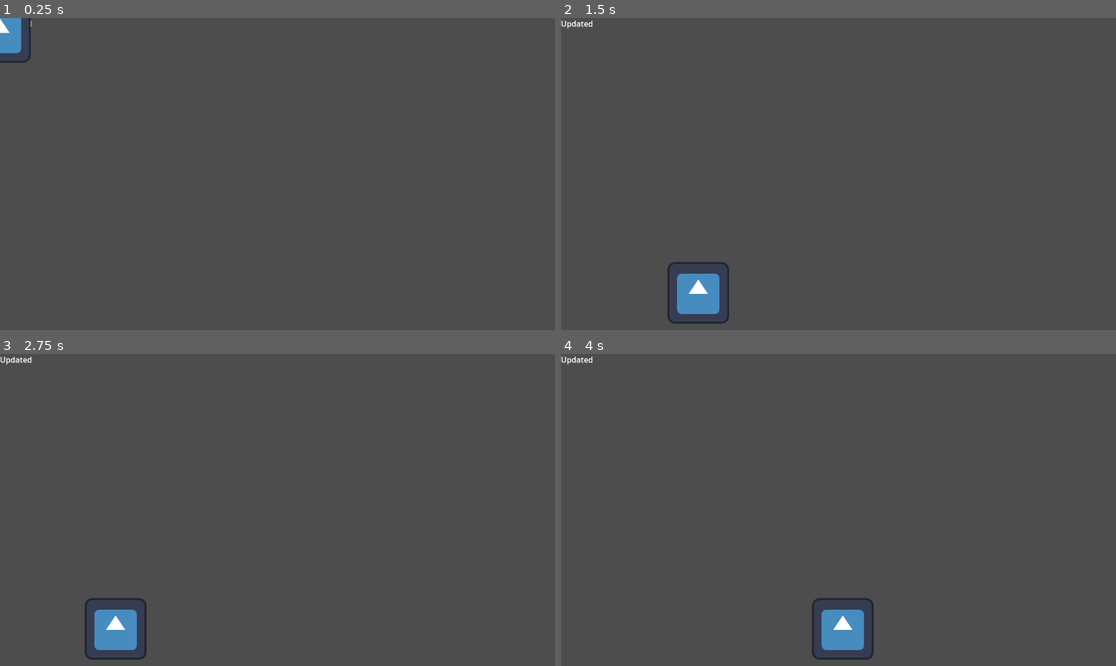
Above: before the commit, frames 1-4 (two rows, left to right).
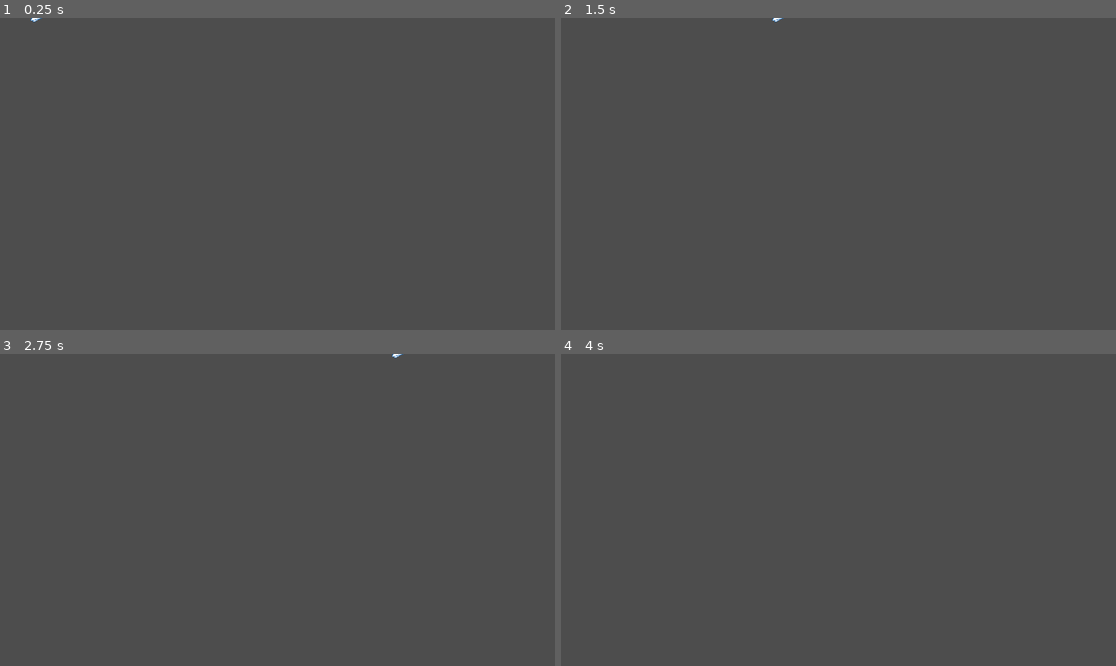
Above: after the commit, the same moments.

Repository: magnusculley/papergame
Game: Godot game, scene res://main.tscn
Same seed, same stepped clock (60 frames per second), same inputs: the game is played once before the commit and once after it. The engine's default icon, where the game draws it, is replaced by a stand-in: a white triangle on a blue panel in a dark square.
Inputs:
- Up to frame 1 (0.25 s): no input
- Up to frame 2 (1.5 s): tap Enter (ui_accept) at 0.5, 0.77 s; hold Right (ui_right) from 0.53 s (still down)
- Up to frame 3 (2.75 s): tap Enter (ui_accept) at 1.52 s; release Right (ui_right) at 2.03 s; hold Left (ui_left) from 2.03 s (still down)
- Up to frame 4 (4 s): release Left (ui_left) at 2.78 s; hold Right (ui_right) from 2.78 s (still down); tap Enter (ui_accept) at 3.02, 3.77 s

The runs differ from the first frame. In frame 1, 0.5% of the frame differs, in the area x 0-8%, y 0-15%; in frame 2, 1.3%; in frame 3, 1.3%, in the area x 0-73%, y 0-98%; in frame 4, 1.3%.

Commit message:
created plane
need to make movement work

Diff:
--- a/main/main.tscn
+++ b/main/main.tscn
@@ -1,5 +1,6 @@
-[gd_scene load_steps=3 format=3 uid="uid://cmeb4g4ak0quc"]
+[gd_scene load_steps=4 format=3 uid="uid://cmeb4g4ak0quc"]
 
+[ext_resource type="PackedScene" uid="uid://fvtptorv016o" path="res://plane.tscn" id="1_0xm2m"]
 [ext_resource type="PackedScene" uid="uid://c1bpjt6m53b6i" path="res://character.tscn" id="1_tqvuq"]
 
 [sub_resource type="RectangleShape2D" id="RectangleShape2D_bxhan"]
@@ -7,12 +8,17 @@
 
 [node name="Node2D" type="Node2D"]
 
+[node name="Plane" parent="." instance=ExtResource("1_0xm2m")]
+
 [node name="Label" type="Label" parent="."]
+visible = false
 offset_right = 40.0
 offset_bottom = 23.0
 text = "Updated"
 
 [node name="CharacterBody2D" parent="." instance=ExtResource("1_tqvuq")]
+visible = false
+position = Vector2(246, 252)
 
 [node name="StaticBody2D" type="StaticBody2D" parent="."]
 
--- /dev/null
+++ b/main/plane.gd
@@ -0,0 +1,11 @@
+extends CharacterBody2D
+@onready var ray = $RayCast2D
+
+func _ready():
+	pass
+
+func _process(delta):
+	if Input.is_action_just_pressed("down"):
+		self.ray.rotate(5)
+	velocity=self.ray.target_position
+	move_and_slide()
--- a/main/plane.tscn
+++ b/main/plane.tscn
@@ -1,5 +1,6 @@
-[gd_scene load_steps=3 format=3 uid="uid://fvtptorv016o"]
+[gd_scene load_steps=4 format=3 uid="uid://fvtptorv016o"]
 
+[ext_resource type="Script" uid="uid://giexu5f8rbkg" path="res://plane.gd" id="1_dpar4"]
 [ext_resource type="Texture2D" uid="uid://ddwo32rb7cwhj" path="res://import/Plane.png" id="1_xytly"]
 
 [sub_resource type="SpriteFrames" id="SpriteFrames_lse0n"]
@@ -14,6 +15,7 @@
 }]
 
 [node name="Plane" type="CharacterBody2D"]
+script = ExtResource("1_dpar4")
 
 [node name="AnimatedSprite2D" type="AnimatedSprite2D" parent="."]
 sprite_frames = SubResource("SpriteFrames_lse0n")
@@ -23,4 +25,4 @@
 polygon = PackedVector2Array(-12, -8, 12, 0, 12, 1, -2, 8, -7, 8, -7, 6, -12, 6, -9, 0)
 
 [node name="RayCast2D" type="RayCast2D" parent="."]
-target_position = Vector2(14, 0)
+target_position = Vector2(300, 0)
--- a/main/project.godot
+++ b/main/project.godot
@@ -15,6 +15,21 @@
 config/features=PackedStringArray("4.4", "Forward Plus")
 config/icon="res://logo.png"
 
+[input]
+
+down={
+"deadzone": 0.2,
+"events": [Object(InputEventKey,"resource_local_to_scene":false,"resource_name":"","device":-1,"window_id":0,"alt_pressed":false,"shift_pressed":false,"ctrl_pressed":false,"meta_pressed":false,"pressed":false,"keycode":0,"physical_keycode":4194322,"key_label":0,"unicode":0,"location":0,"echo":false,"script":null)
+, Object(InputEventKey,"resource_local_to_scene":false,"resource_name":"","device":-1,"window_id":0,"alt_pressed":false,"shift_pressed":false,"ctrl_pressed":false,"meta_pressed":false,"pressed":false,"keycode":0,"physical_keycode":83,"key_label":0,"unicode":115,"location":0,"echo":false,"script":null)
+]
+}
+up={
+"deadzone": 0.2,
+"events": [Object(InputEventKey,"resource_local_to_scene":false,"resource_name":"","device":-1,"window_id":0,"alt_pressed":false,"shift_pressed":false,"ctrl_pressed":false,"meta_pressed":false,"pressed":false,"keycode":0,"physical_keycode":4194320,"key_label":0,"unicode":0,"location":0,"echo":false,"script":null)
+, Object(InputEventKey,"resource_local_to_scene":false,"resource_name":"","device":-1,"window_id":0,"alt_pressed":false,"shift_pressed":false,"ctrl_pressed":false,"meta_pressed":false,"pressed":false,"keycode":0,"physical_keycode":87,"key_label":0,"unicode":119,"location":0,"echo":false,"script":null)
+]
+}
+
 [rendering]
 
 textures/canvas_textures/default_texture_filter=0
Not shown, added: main/plane.gd.uid
